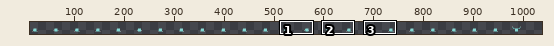
File history of a sprite sheet, Mayday.Game/Content/Images/Bodies_1.png. The picture above shows the old version from afar; the outline marks the close-up.
Close-up. As it was:
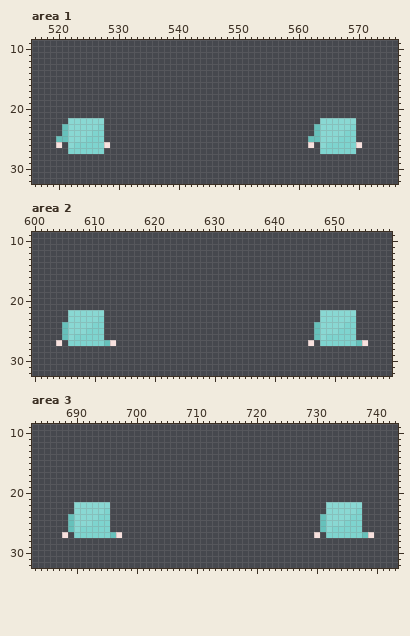
The file is 1008x33 pixels. Shown: area 1: x 516..576, y 9..32; area 2: x 600..659, y 9..32; area 3: x 683..743, y 9..32. The old version is drawn lined up with the new one, on the new canvas. The wide view leaves out empty margins. The commit also changed other parts of the picture, which this record leaves out.
After:
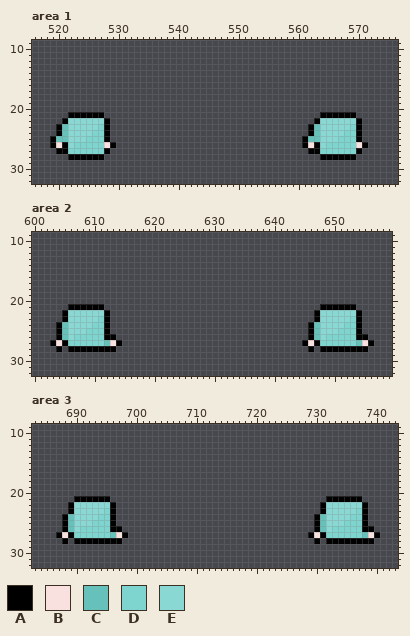
Palette (. is transparent): A #000000  B #f8e1de  C #66c1bb  D #7ed4cf  E #89d8d3
The exact change:
canvas 1008x33 -> 1050x33
Area 1:
Colour A now appears in row 21 at x 522 to 527 and 564 to 569; in row 22 at x 521, 528, 563 and 570; in rows 23 to 24 at x 520, 528, 562 and 570; in row 25 at x 519, 528, 561 and 570; in row 26 at x 519, 521, 529, 561, 563 and 571; in row 27 at x 520 to 521, 528, 562 to 563 and 570.
Colour A now appears in row 28 at x 522 to 527 and 564 to 569.
Area 2:
Colour A now appears in row 21 at x 606 to 611 and 648 to 653; in rows 22 to 23 at x 605, 612, 647 and 654; in rows 24 to 25 at x 604, 612, 646 and 654; in row 26 at x 604, 612 to 613, 646 and 654 to 655; in row 27 at x 603, 605, 614, 645, 647 and 656; in row 28 at x 604, 606 to 613, 646 and 648 to 655.
Area 3:
Colour A now appears in row 21 at x 690 to 695 and 732 to 737; in rows 22 to 23 at x 689, 696, 731 and 738; in rows 24 to 25 at x 688, 696, 730 and 738; in row 26 at x 688, 696 to 697, 730 and 738 to 739; in row 27 at x 687, 689, 698, 729, 731 and 740; in row 28 at x 688, 690 to 697, 730 and 732 to 739.
Changed places in both close-ups, as pixel boxes (x1, y1, x2, y2):
added: (50, 112, 116, 160)
added: (302, 112, 368, 160)
added: (50, 304, 122, 352)
added: (302, 304, 374, 352)
added: (56, 496, 128, 544)
added: (308, 496, 380, 544)
